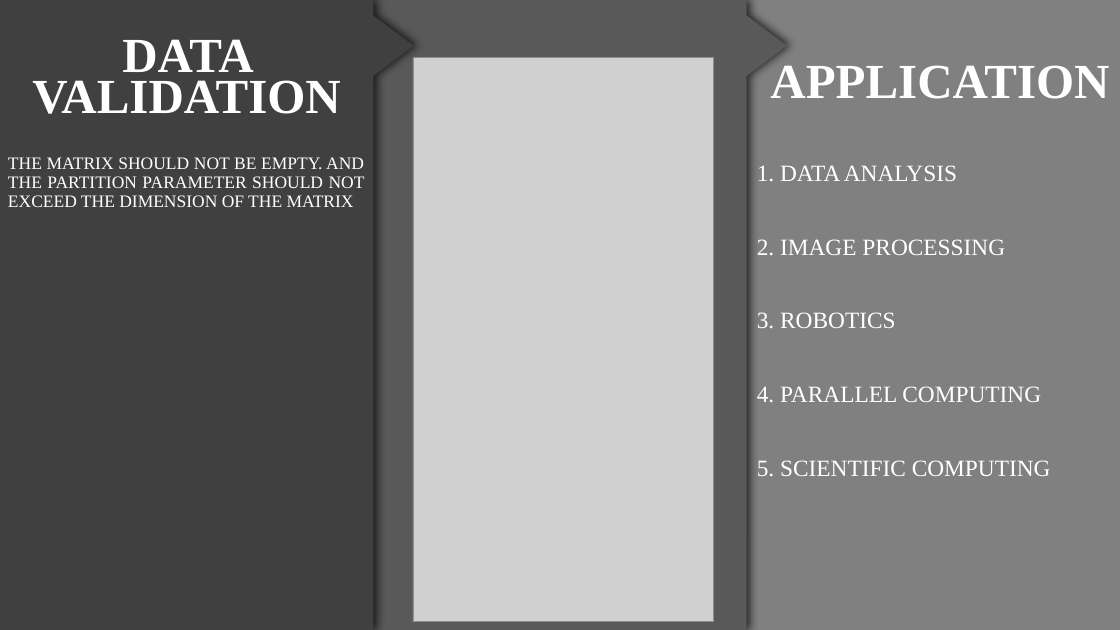
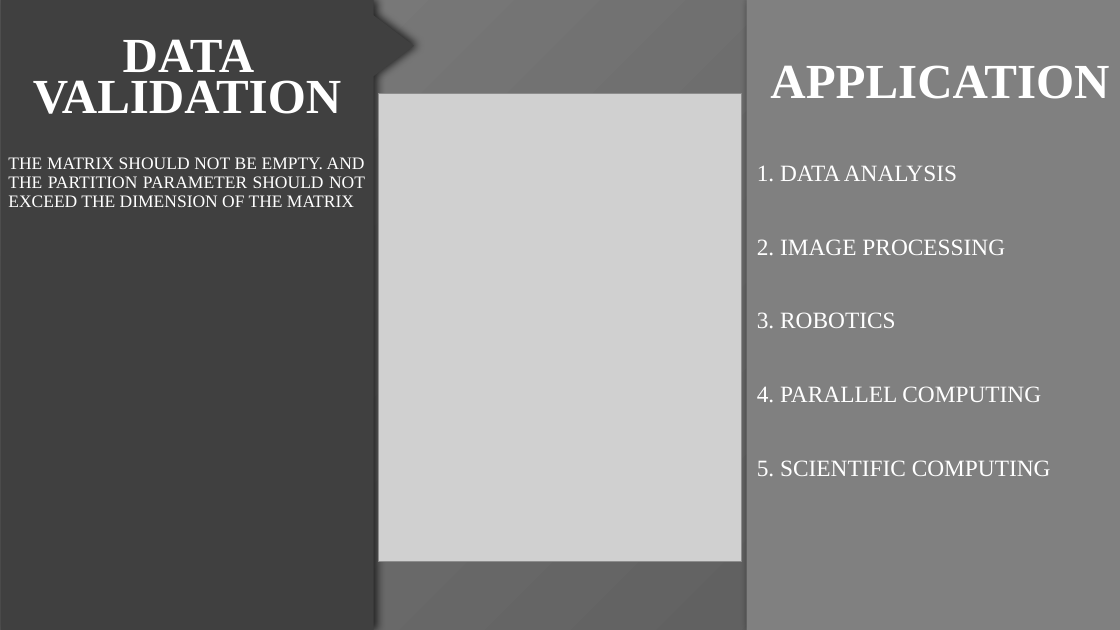
Before and after one commit to itsvinitlunia/MPR_Matrix, a slide deck: slide 6 of Grp3 FINAL FINAL PPT.pptx. Drawn at 1120x630 pixels with LibreOffice and Linux fonts; fonts in the diff are those of the drawing; grey boxes stand for pictures; background and template pictures are left out. Boxes give left, top, right and bottom in pixels: in the first picture for what was removed or moved away, otherwise in the second. Text is boxed around its words. In the diff, an @@ line names an element or a change of style, - is before the commit and + after.

```diff
--- a/Grp3 FINAL FINAL PPT.pptx
+++ b/Grp3 FINAL FINAL PPT.pptx
@@ freeform shape at (1,0,414,630): outline redrawn @@
@@ freeform shape removed at (373,0,786,630) @@
@@ picture: place and size @@
-picture at (413,58,714,623)
+picture at (379,94,742,562)
```
